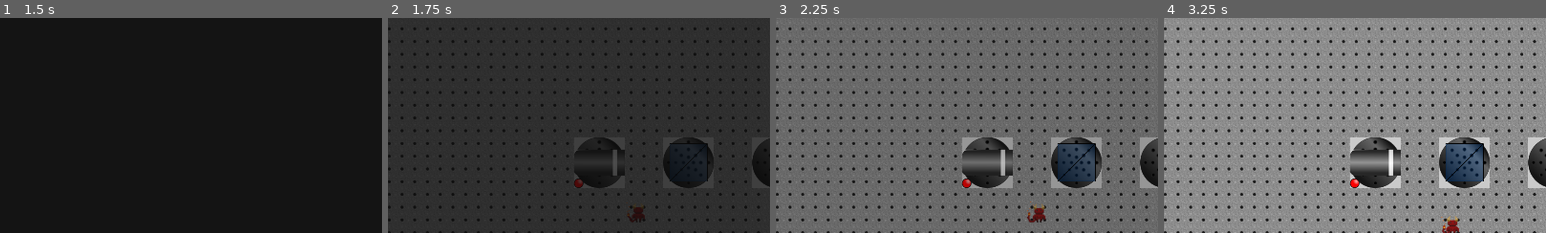
Above: before the commit, frames 1-4 (left to right).
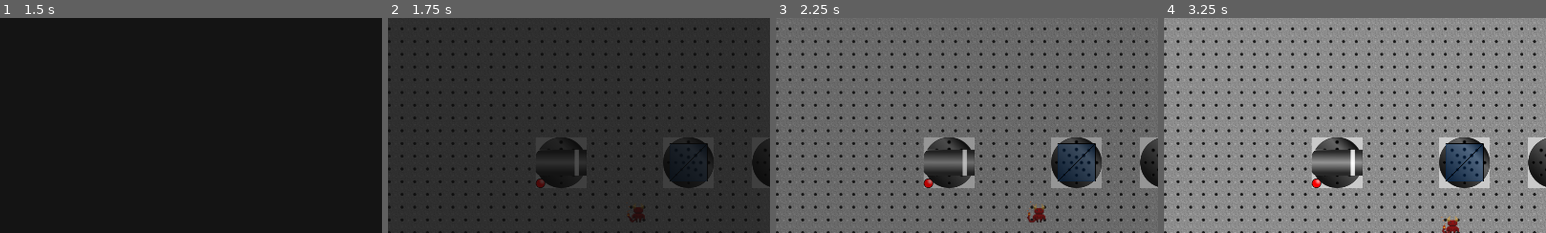
Above: after the commit, the same moments.

Repository: mbapplegate/maxwellDemon
Game: Godot game, scene res://utilities/mainMenu/main_menu.tscn
Same seed, same stepped clock (60 frames per second), same inputs: the game is played once before the commit and once after it.
Inputs:
- Up to frame 1 (1.5 s): click "Start Game" at 0.5 s; click "Start Game" at 1.25 s
- Up to frame 2 (1.75 s): no input
- Up to frame 3 (2.25 s): hold Right (right) from 2.03 s (still down); hold Shift (pull) from 2.03 s (still down)
- Up to frame 4 (3.25 s): release Right (right) at 2.78 s; release Shift (pull) at 2.78 s; hold Down (down) from 2.78 s (still down); tap Q (rotateCCW) at 2.85 s
The pictures show only the part of the screen within x 4-54%, y 14-64%; the shares and areas given below are measured in that part.

Frame 1 is identical in both runs. In frame 2, 1.8% of the frame differs, in the area x 38-62%, y 55-80%; in frame 3, 4.2%; in frame 4, 4.5%.

Commit message:
Fixed laser beam width error

Diff:
--- a/scenes/LaserSource/laser_source.gd
+++ b/scenes/LaserSource/laser_source.gd
@@ -32,7 +32,7 @@
 				angle = rng.randf_range(-halfAngle,halfAngle)
 
 			if HALF_HEIGHT > 0:
-				yLoc = max(min(halfHeight,rng.randfn(0,halfHeight/2.0)),-halfHeight)
+				yLoc = max(min(halfHeight,rng.randfn(0,HALF_HEIGHT/2.0)),-halfHeight)
 			else:
 				yLoc = 0
 			#print("Timeout. Angle: ",angle)
--- a/worlds/test_level.gd
+++ b/worlds/test_level.gd
@@ -1 +1,4 @@
 extends WorldTemplate
+
+
+#nextSceneAlias = "TestWorld"
--- a/worlds/test_level.tscn
+++ b/worlds/test_level.tscn
@@ -19,10 +19,14 @@
 maxPower = 5.0
 goalPower = 2.0
 
-[node name="BeamSplitter" parent="." index="7" instance=ExtResource("5_nwjbc")]
+[node name="LaserSource" parent="." index="5"]
+position = Vector2(512, 522)
+HALF_HEIGHT = 12.0
+
+[node name="BeamSplitter" parent="." index="6" instance=ExtResource("5_nwjbc")]
 position = Vector2(840, 518)
 
-[node name="DetectorMeter2" parent="." index="8" instance=ExtResource("3_uhqtu")]
+[node name="DetectorMeter2" parent="." index="7" instance=ExtResource("3_uhqtu")]
 position = Vector2(1344, 128)
 maxPower = 5.0
 goalPower = 2.0
--- a/worlds/world_template.gd
+++ b/worlds/world_template.gd
@@ -8,7 +8,7 @@
 @onready var player = $Player
 @onready var wire = $goalWire
 
-@export var nextSceneAlias : StringName = "MainMenu"
+var nextSceneAlias : StringName = "MainMenu"
 var newScene = null
 const WIRE_OFF_COLOR = Color(10/255.0,10/255.0,10/255.0)
 const WIRE_ON_COLOR = Color(240/255.0,240/255.0,60/255.0)
